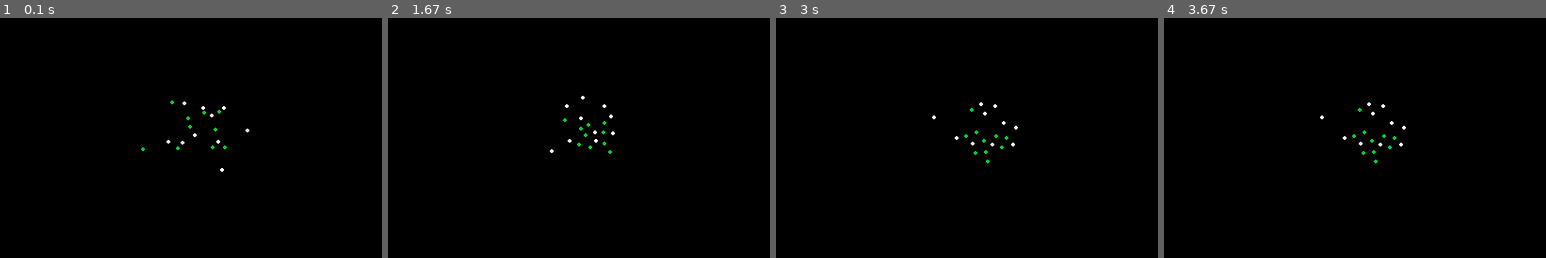
Above: before the commit, frames 1-4 (left to right).
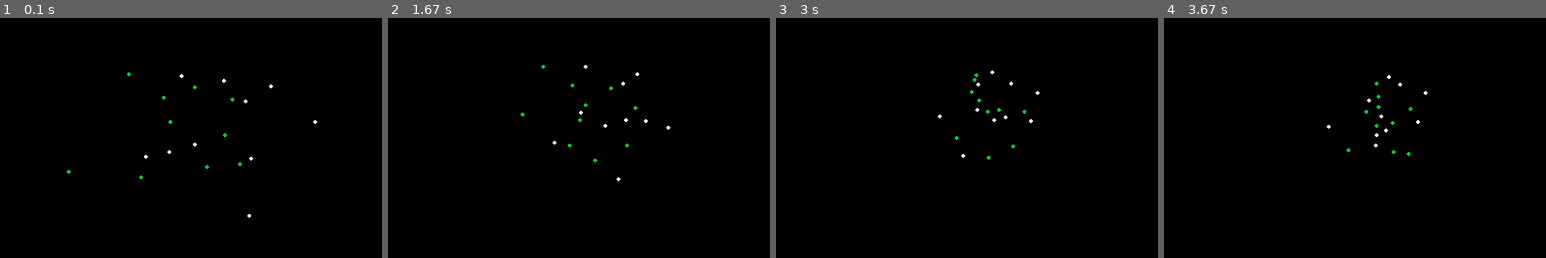
Above: after the commit, the same moments.

Repository: Mochacinno/crowd-simulation
Game: pygame game, started from main.py
Two runs of this game, one before a commit and one after it. Both use one fixed random seed, a clock stepped at 60 frames per second and the inputs below.
Inputs:
- Up to frame 1 (0.1 s): no input
- Up to frame 2 (1.67 s): no input
- Up to frame 3 (3 s): no input
- Up to frame 4 (3.67 s): no input
The pictures show only the part of the screen within x 24-74%, y 27-76%; the shares and areas given below are measured in that part.

The runs differ from the first frame. In frame 1, 0.5% of the frame differs, in the area x 17-84%, y 22-84%; in frame 2, 0.5%; in frame 3, 0.4%; in frame 4, 0.5%.

Commit message:
etat preliminaire pour trouver cibles

Diff:
--- a/main.py
+++ b/main.py
@@ -97,8 +97,13 @@
         self.vitesse = 1
         self.tolerance = 3
         self.rayon_collision = rayon_collision  # Rayon de collision
-        self.rayon_de_vue = 0
+        self.rayon_de_vue = 5
+
+        self.searching = False
         self.idle = False
+
+        self.pos_percue_cible1 = None
+        self.pos_percue_cible2 = None
         self.arrow = [0, 0] # juste pour visualiser
 
     def choisir_cible(self, dict_poissons):
@@ -110,10 +115,6 @@
 
         # Randomly select two distinct targets
         self.cible1, self.cible2 = np.random.choice([dict_poissons[id] for id in target_ids], 2, replace=False)
-
-        # Directly assign perceived positions
-        self.pos_percue_cible1 = self.cible1.pos
-        self.pos_percue_cible2 = self.cible2.pos
 
     def is_within_walls(self, point):
         """
@@ -130,51 +131,36 @@
         x, y = point
         return zone_area[0][0] <= x <= zone_area[1][0] and zone_area[0][1] <= y <= zone_area[1][1]
 
+    def find_cibles(self):
+        return [np.random.randint(-5, 5), np.random.randint(-5, 5)]
+
     def calculer_destination(self, dict_poissons):
-        # Perceived target positions
-        cibles_en_vue = self.cible_en_vue(dict_poissons)
-        if cibles_en_vue[0]: # si on voit cible1
-            self.pos_percue_cible1 = self.cible1.pos
-        #else:
-            #print(f"poisson {self.id} cant see cible1")
-        if cibles_en_vue[1]: # si on voit cible2
-            self.pos_percue_cible2 = self.cible2.pos
-        #else:
-            #print(f"poisson {self.id} cant see cible2")
-
         x1, y1 = self.pos_percue_cible1
         x2, y2 = self.pos_percue_cible2
-
         # Compute direction vectors
         vectdir = np.array([x1 - x2, y1 - y2])
         perp_vectdir = np.array([y1 - y2, x2 - x1]) / np.linalg.norm(vectdir)
         midpoint = (self.pos_percue_cible1 + self.pos_percue_cible2) / 2
-
         # Find the initial intersection point
         destination = self.line_intersection((self.pos, vectdir), (midpoint, perp_vectdir))
         # Efficient collision check using spatial filtering
         poissons_positions = np.array([fish.pos for fish in dict_poissons.values() if fish != self])
         distances = np.linalg.norm(poissons_positions - destination, axis=1)
         collision_indices = np.where(distances < self.rayon_collision)[0]
-
         for idx in collision_indices:
             fish_pos = poissons_positions[idx]
             direction = (destination - fish_pos) / np.linalg.norm(destination - fish_pos)
             destination = fish_pos + direction * self.rayon_collision
-
         # If the point is outside walls, find the closest valid point
         if not self.is_within_walls(destination):
             closest_point = None
             closest_distance = float('inf')
-
             # Loop through walls to find valid intersections
             for mur in liste_murs:
                 wall_start = mur[0]
                 wall_end = wall_start + mur[1]
-
                 # Find the intersection with the wall
                 intersection = self.line_intersection((midpoint, perp_vectdir), mur)
-
                 # Validate intersection within wall bounds
                 if intersection is not None:
                     if (
@@ -186,8 +172,6 @@
                         if distance < closest_distance:
                             closest_distance = distance
                             closest_point = intersection
-
-
             # Update destination to the closest valid point
             if closest_point is not None:
                 destination = closest_point
@@ -198,8 +182,8 @@
         """
         Finds the intersection point of two line segments, if it exists.
         Parameters:
-            line1, line2: Each line is defined as (point, direction_vector),
-                          where point and direction_vector are numpy arrays.
+        line1, line2: Each line is defined as (point, direction_vector),
+                      where point and direction_vector are numpy arrays.
         Returns:
             The point of intersection as a numpy array, or None if no intersection.
         """
@@ -220,18 +204,41 @@
 
 
     def calculer_prochaine_position(self, dict_poissons, dict_pos):
-
+        """
+        Calculates the next position of the entity based on its state and target visibility.
+        """
+        # Collision repulsion
         repulsion = self.verifier_collisions(dict_poissons)
+
+        # Check visibility of targets and update perceived positions if visible
+        cibles_en_vue = self.cible_en_vue(dict_poissons)
+        if cibles_en_vue[0]:  # Target 1 is visible
+            self.pos_percue_cible1 = self.cible1.pos
+        if cibles_en_vue[1]:  # Target 2 is visible
+            self.pos_percue_cible2 = self.cible2.pos
+        if self.pos_percue_cible1 is None or self.pos_percue_cible2 is None:
+            self.searching = True
+
+        if self.searching:
+            vect_dir = self.find_cibles()
+            if self.pos_percue_cible1 is not None and self.pos_percue_cible2 is not None:
+                self.searching = False
+        else:
+            vect_dir = self.calculer_destination(dict_poissons) - self.pos
+
+        # Calculate next position considering repulsion and direction
         self.arrow = repulsion
-        vect_dir = self.calculer_destination(dict_poissons) - self.pos
         prochaine_position = self.pos + normaliser_vecteur(normaliser_vecteur(vect_dir) + repulsion) * self.vitesse
         self.idle = False
 
-        if np.linalg.norm(vect_dir) < self.tolerance : # Si on est pas loin de la destination
+        # Handle arrival at the destination
+        if np.linalg.norm(vect_dir) < self.tolerance:  # Close to the destination
             prochaine_position = self.pos + normaliser_vecteur(repulsion) * self.vitesse
             self.idle = True
 
+        # Update position in the dictionary
         dict_pos[self.id] = prochaine_position
+
 
     def verifier_collisions(self, dict_poissons):
         # Extract positions and keys, ensuring consistent order
@@ -252,37 +259,6 @@
                 repulsion += vecteur_repulsion_normalise * force
 
         return repulsion
-
-
-    def cible_en_vue2(self, dict_poissons):
-        """
-        Vérifie que la personne peut voir ses 2 cibles
-
-        Args : dict_poissons
-
-        Returns : 1 booléen pour chaque cible
-        """
-        cibles_en_vue = []
-        for cible in [self.cible1, self.cible2]:
-            # Pente droite jusqu'à la cible
-            vectdir = self.pos-cible.pos
-            cible_en_vue = True
-            while cible_en_vue == True:
-                for poisson in dict_poissons.values():
-                    # Vérification pour cible 1
-                    if poisson != self and poisson != cible :
-                        min_pos = np.minimum(self.pos, cible.pos)
-                        max_pos = np.maximum(self.pos, cible.pos)
-                        if np.all((poisson.pos >= min_pos) & (poisson.pos <= max_pos)):
-                            perpvectdir = np.array([-vectdir[1], vectdir[0]])
-                            distance = np.linalg.norm(poisson.pos - self.line_intersection((self.pos, vectdir), (poisson.pos, perpvectdir)))
-                            if distance < self.rayon_de_vue:
-                                cible_en_vue = False
-                                break
-                else:
-                    break
-            cibles_en_vue.append(cible_en_vue)
-        return cibles_en_vue
 
     def cible_en_vue(self, dict_poissons):
         """
@@ -494,6 +470,6 @@
         self.run(bebepoissoni=bebepoisson_i, autorun=autorun)
 
 if __name__ == "__main__":
-    model = Model(10, 50, 10)
+    model = Model(10, 100, 50)
     #model.run_bebepoisson(autorun=False)
     model.run_and_save(autorun=False)
